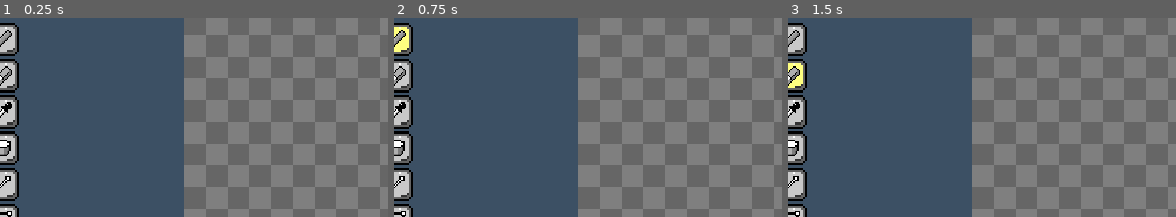
Above: before the commit, frames 1-3 (left to right).
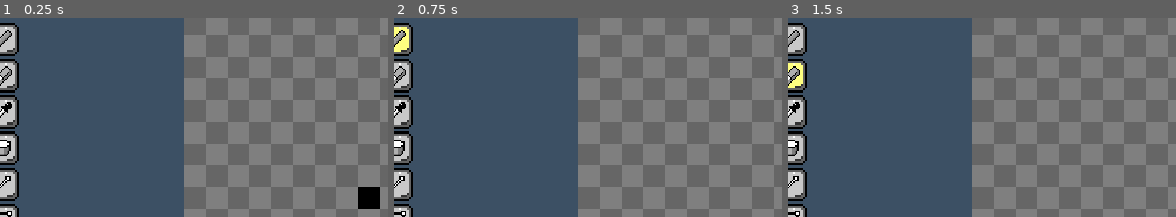
Above: after the commit, the same moments.

Repository: MaeschDEV/pix-mix
Game: Godot game, scene res://scenes/paint_window.tscn
Two runs of this game, one before a commit and one after it. Both use one fixed random seed, a clock stepped at 60 frames per second and the inputs below.
Inputs (mouse positions are % of the whole screen's width and height, from its top left):
- Up to frame 1 (0.25 s): no input
- Up to frame 2 (0.75 s): click (6, 18) at 0.5 s
- Up to frame 3 (1.5 s): click (6, 27) at 1.25 s
The pictures show only the part of the screen within x 5-55%, y 13-62%; the shares and areas given below are measured in that part.

The runs differ from the first frame. In frame 1, 0.6% of the frame differs, in the area x 92-98%, y 84-96%; in frame 2, nothing differs; in frame 3, nothing differs.

Commit message:
Added Preview

Diff:
--- a/scenes/Top Bar.tscn
+++ b/scenes/Top Bar.tscn
@@ -38,7 +38,7 @@
 offset_left = 8.0
 offset_top = 8.0
 offset_right = -8.0
-offset_bottom = -48.0
+offset_bottom = -49.0
 grow_horizontal = 2
 grow_vertical = 2
 
--- a/scripts/paint_window.gd
+++ b/scripts/paint_window.gd
@@ -3,8 +3,8 @@
 enum STATE {DRAW, ERASE, PICKING, FILL, LINE, RECT}
 var current_state
 
-var size_x = 16
-var size_y = 16
+var size_x: int = 16
+var size_y: int = 16
 
 var layers: Array[TextureRect] = []
 var images: Array[Image] = []
@@ -15,6 +15,11 @@
 var starting_point = Vector2(0, 0)
 
 var color = Color(0, 0, 0, 1)
+
+var cursor_pen = load("res://graphics/Pencil.png")
+var cursor_erasor = load("res://graphics/Eraser.png")
+var cursor_eyedropper = load("res://graphics/Eyedropper.png")
+var cursor_bucket = load("res://graphics/Bucket.png")
 
 func _ready() -> void:
 	for i in layerAmount:
@@ -61,7 +66,9 @@
 	var darkGrey = Color(0.5, 0.5, 0.5, 1)
 
 	for x in size_x:
-		useLightGrey = !useLightGrey
+		if (size_y % 2 == 0):
+			useLightGrey = !useLightGrey
+
 		for y in size_y:
 			useLightGrey = !useLightGrey
 
@@ -75,6 +82,8 @@
 
 func _process(delta: float) -> void:
 	_resizeCanvas()
+	_show_preview()
+	_change_cursor()
 
 	if Input.is_mouse_button_pressed(MOUSE_BUTTON_LEFT) and current_state == STATE.DRAW:
 		var mouse_pos = get_global_mouse_position() - layers[1].global_position
@@ -329,3 +338,66 @@
 func _on_export(dir: String):
 	print("Exported!")
 	images[1].save_png(dir)
+
+func _show_preview():
+	if (current_state == STATE.DRAW or current_state == STATE.FILL):
+		images[2].fill(Color(0, 0, 0, 0))
+
+		var mouse_pos = get_global_mouse_position() - layers[1].global_position
+
+		var scale_x = size_x / layers[1].size.x
+		var scale_y = size_y / layers[1].size.y
+
+		var x = int(mouse_pos.x * scale_x)
+		var y = int(mouse_pos.y * scale_y)
+
+		if x >= 0 and x < size_x and y >= 0 and y < size_y:
+			images[2].set_pixel(x, y, color)
+			textures[2].update(images[2])
+			layers[2].texture = textures[2]
+		else:
+			images[2].fill(Color(0, 0, 0, 0))
+			textures[2].update(images[2])
+			layers[2].texture = textures[2]
+
+	if (current_state == STATE.ERASE):
+		images[2].fill(Color(0, 0, 0, 0))
+
+		var mouse_pos = get_global_mouse_position() - layers[1].global_position
+
+		var scale_x = size_x / layers[1].size.x
+		var scale_y = size_y / layers[1].size.y
+
+		var x = int(mouse_pos.x * scale_x)
+		var y = int(mouse_pos.y * scale_y)
+
+		if x >= 0 and x < size_x and y >= 0 and y < size_y:
+			images[2].set_pixel(x, y, Color(1, 1, 1, 1))
+			textures[2].update(images[2])
+			layers[2].texture = textures[2]
+		else:
+			images[2].fill(Color(0, 0, 0, 0))
+			textures[2].update(images[2])
+			layers[2].texture = textures[2]
+
+func _change_cursor():
+	var mouse_pos = get_global_mouse_position() - layers[1].global_position
+
+	var scale_x = size_x / layers[1].size.x
+	var scale_y = size_y / layers[1].size.y
+
+	var x = int(mouse_pos.x * scale_x)
+	var y = int(mouse_pos.y * scale_y)
+
+	if x >= 0 and x < size_x and y >= 0 and y < size_y:
+		match current_state:
+			STATE.DRAW:
+				Input.set_custom_mouse_cursor(cursor_pen, Input.CURSOR_ARROW, Vector2(0, 12))
+			STATE.ERASE:
+				Input.set_custom_mouse_cursor(cursor_erasor, Input.CURSOR_ARROW, Vector2(0, 12))
+			STATE.PICKING:
+				Input.set_custom_mouse_cursor(cursor_eyedropper, Input.CURSOR_ARROW, Vector2(0, 12))
+			STATE.FILL:
+				Input.set_custom_mouse_cursor(cursor_bucket, Input.CURSOR_ARROW, Vector2(0, 12))
+	else:
+		Input.set_custom_mouse_cursor(null)
--- a/scripts/top_bar.gd
+++ b/scripts/top_bar.gd
@@ -51,7 +51,7 @@
 func _on_file_item_selected(id):
 	match id:
 		0: _new_file()
-		1: print("Open file")
+		1: _open_file()
 		2: print("Save file")
 		3: print("Save file as")
 		4: print("Close window")
@@ -103,3 +103,17 @@
 	var y = $"New Image/VBoxContainer/HBoxContainer2/SpinBox".value
 	Global.newImage.emit(Vector2(x, y))
 	$"New Image".hide()
+
+func _open_file():
+	var openDialog = FileDialog.new()
+	openDialog.title = "Open Image"
+	openDialog.add_filter("*.png, *.jpg")
+	openDialog.use_native_dialog = true
+	openDialog.dialog_hide_on_ok = true
+
+	openDialog.file_selected.connect(Callable(self, "_on_exported"))
+
+	openDialog.show()
+
+func _on_opened(dir: String):
+	print(dir)
Not shown, added: scenes/pai170F.tmp
Not shown, added: scenes/paiD784.tmp
